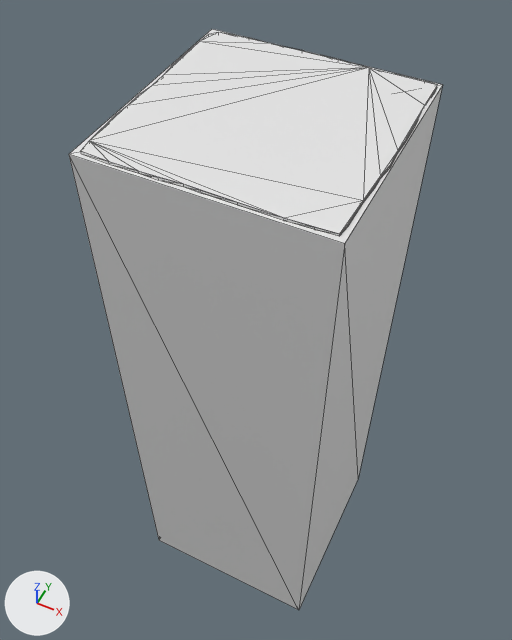
What one commit did to the glTF model engine/bin/testEngine/writable/assets/asset_src/tile/tile_default.glb.
The view is the same before and after, from a 50 mm camera at (1.94, -4.04, 2.83) aimed at (-0.25, 0.33, -2.62). The lights are fixed; the arrows at lower left show +X, +Y and +Z. The first picture is the older version. Mesh edges are drawn as thin lines. Vertices at exactly the same position are counted once.
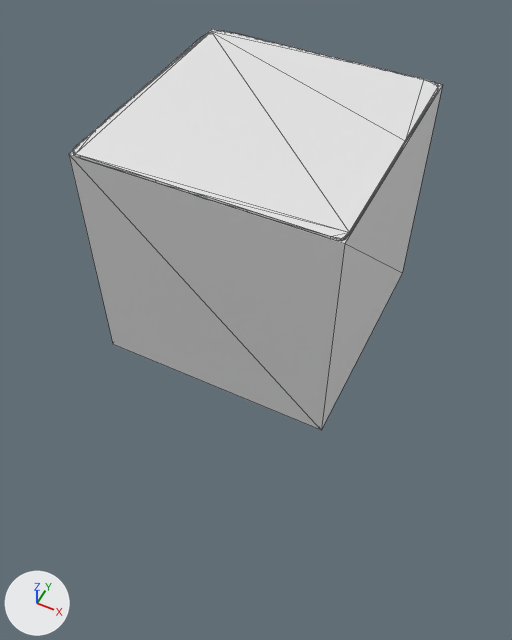
Where the change shows, as pixel boxes (x1, y1, x2, y2) in the pictures (512 x 640 px; the box of a moved part takes in the faces that stretch with it):
```json
{"object": "Cube", "change": "rescaled", "before": [69, 29, 443, 610], "after": [69, 29, 443, 430], "on screen": "31% shorter"}
{"object": "Cylinder", "change": "reshaped", "before": [81, 32, 437, 236], "after": [73, 31, 439, 241]}
{"part": 1, "of": "me_basetta", "change": "moved or reshaped", "before": [69, 85, 443, 610], "after": [69, 85, 443, 430]}
```

Edits to the scene script, one JSON object a line:
```json
{"block": "me_basetta", "where": "# used by ob_cube; location = (0.0, 0.0, -1.0)"}
{"op": "remove", "block": "me_basetta", "code": "me_basetta.from_pydata(...)  # 8 vertices, 12 faces; spans x -1.0..1.0, y -1.0..1.0, z -4.98..1.0"}
{"op": "add", "block": "me_basetta", "code": "me_basetta.from_pydata(...)  # 8 vertices, 12 faces; spans x -1.0..1.0, y -1.0..1.0, z -1.0..1.0"}
{"block": "me_basetta", "change": "me_basetta part 1: the whole mesh is scaled about its middle by (1, 1, 0.335), then moved by (0.0, 0.0, 1.99)"}
{"block": "me_terreno_1", "where": "# used by ob_cylinder; location = (0.0, -0.01, 0.0)"}
{"op": "remove", "block": "me_terreno_1", "code": "me_terreno_1.from_pydata(...)  # 80 vertices, 156 faces; spans x -0.97..0.99, y -0.95..0.99, z -0.02..0.01"}
{"op": "add", "block": "me_terreno_1", "code": "me_terreno_1.from_pydata(...)  # 80 vertices, 156 faces; spans x -1.0..0.99, y -0.98..1.0, z -0.02..0.01"}
{"block": "me_terreno_1", "change": "me_terreno_1 part 2"}
{"block": "me_terreno_1", "change": "76 vertices are removed from x -0.97..0.99, y -0.95..0.99, z -0.02..0.01"}
{"block": "me_terreno_1", "change": "156 faces are deleted"}
{"block": "me_terreno_1", "change": "2 vertices move within x 0.97, y 0.97, z -0.01..0.01"}
{"block": "me_terreno_1", "change": "76 vertices are added at x -1.0..0.99, y -0.98..1.0, z -0.02..0.01"}
{"block": "me_terreno_1", "change": "156 new faces join them"}
```
